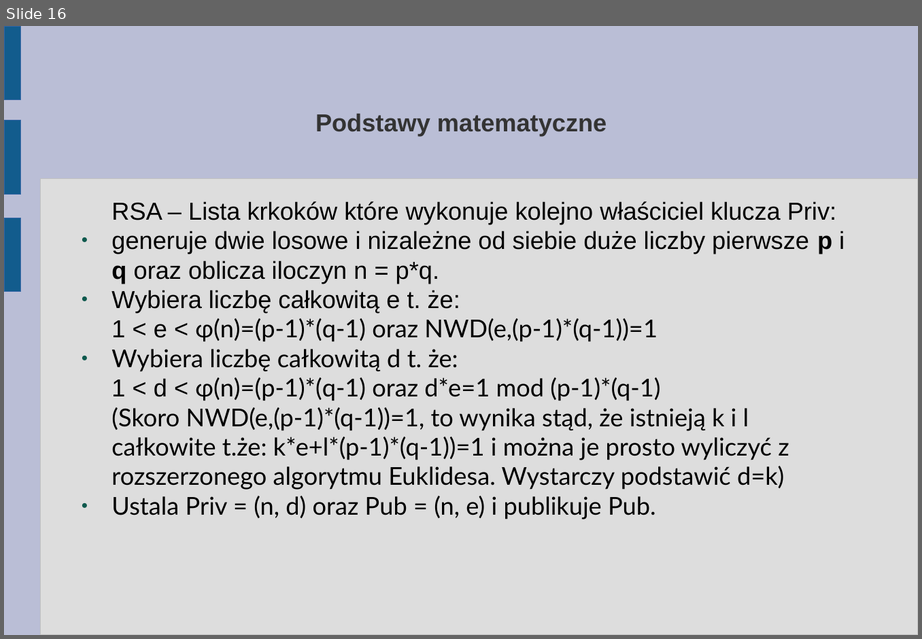
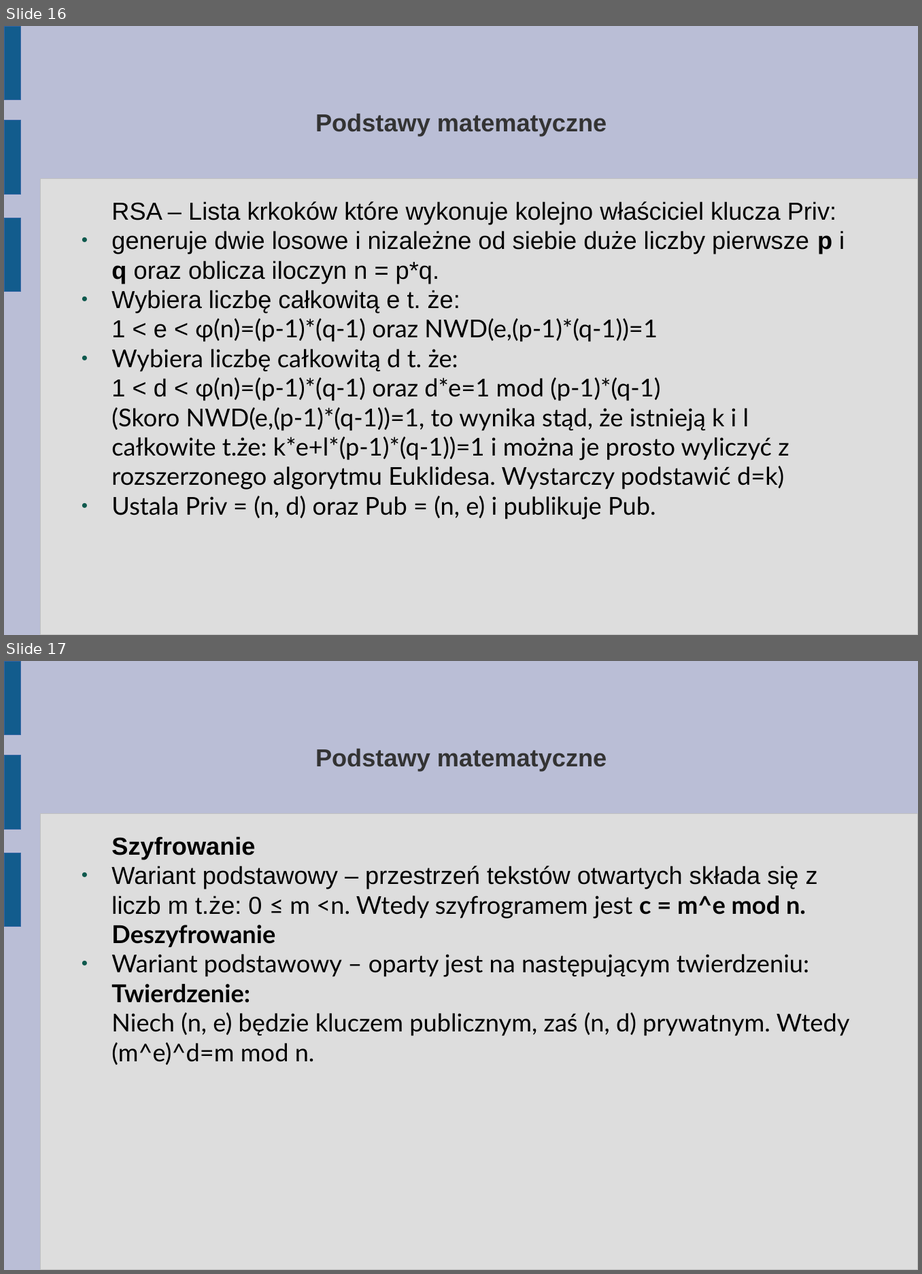
Before and after one commit to abhay123lp/internetvotingsystem, a slide deck: Tutorial/3. Troche matematyki (dla zainteresowanych).odp. Shown one above the other, each under a label of ours: slide 16 before the commit, slides 16 and 17 after it. The pictures are 922x639 and 922x1274 pixels, drawn with LibreOffice and Linux fonts; fonts in the diff are those of the drawing. Boxes give left, top, right and bottom in pixels: in the first picture for what was removed or moved away, otherwise in the second. Text is boxed around its words. In the diff, an @@ line names an element or a change of style, - is before the commit and + after.

Commit message:
Kryptografia z kluczem publicznym oraz mechanizm zaciemniania i odciemniania - dodane. Wstępna wersja edytorska.

```diff
--- a/Tutorial/3. Troche matematyki (dla zainteresowanych).odp
+++ b/Tutorial/3. Troche matematyki (dla zainteresowanych).odp
@@ slide 17 added at [4,661,918,1270], background #BABED6; not listed: 4 template elements that a slide beside it also shows @@
@@ title added at [315,749,606,770], 20.6 pt, text #333333, bold @@
+Podstawy matematyczne
@@ text added at [111,836,850,1065], 20.6 pt, text #000000 @@
+Szyfrowanie
+● Wariant podstawowy – przestrzeń tekstów otwartych składa się z liczb m t.że: 0 ≤ m <n. Wtedy szyfrogramem jest c = m^e mod n.
+Deszyfrowanie
+● Wariant podstawowy – oparty jest na następującym twierdzeniu:
+Twierdzenie:
+Niech (n, e) będzie kluczem publicznym, zaś (n, d) prywatnym. Wtedy (m^e)^d=m mod n.
```
Also in this commit, not shown: 2 other slides added, 2 slides removed.
